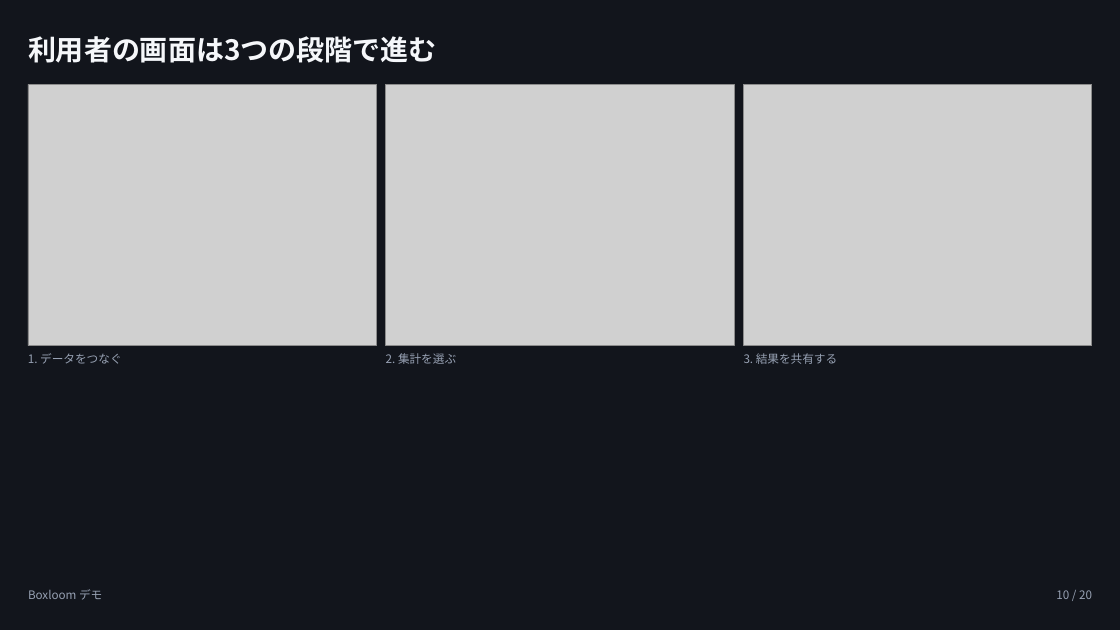
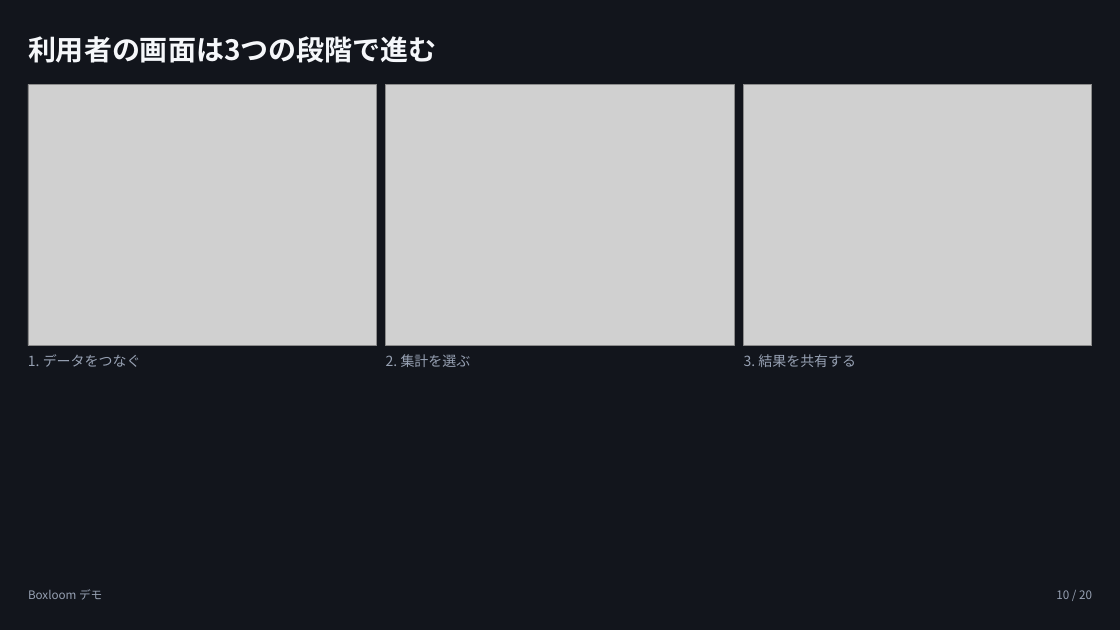
Before and after one commit to tjst-t/boxloom, a slide deck: slide 10 of boxloom/out/subsystems_showcase_dark.pptx. Drawn at 1120x630 pixels with LibreOffice and Linux fonts; fonts in the diff are those of the drawing; grey boxes stand for pictures. Boxes give left, top, right and bottom in pixels: in the first picture for what was removed or moved away, otherwise in the second. Text is boxed around its words. In the diff, an @@ line names an element or a change of style, - is before the commit and + after.

```diff
--- a/boxloom/out/subsystems_showcase_dark.pptx
+++ b/boxloom/out/subsystems_showcase_dark.pptx
@@ size 10 to 12 pt; line spacing 13.5pt to 16.2pt in 3 elements at <box>28,354,141,367</box>, <box>386,354,471,367</box>, <box>744,354,856,367</box> @@
```
Also in this commit, not shown: 6 other slides changed, 21 other files.
